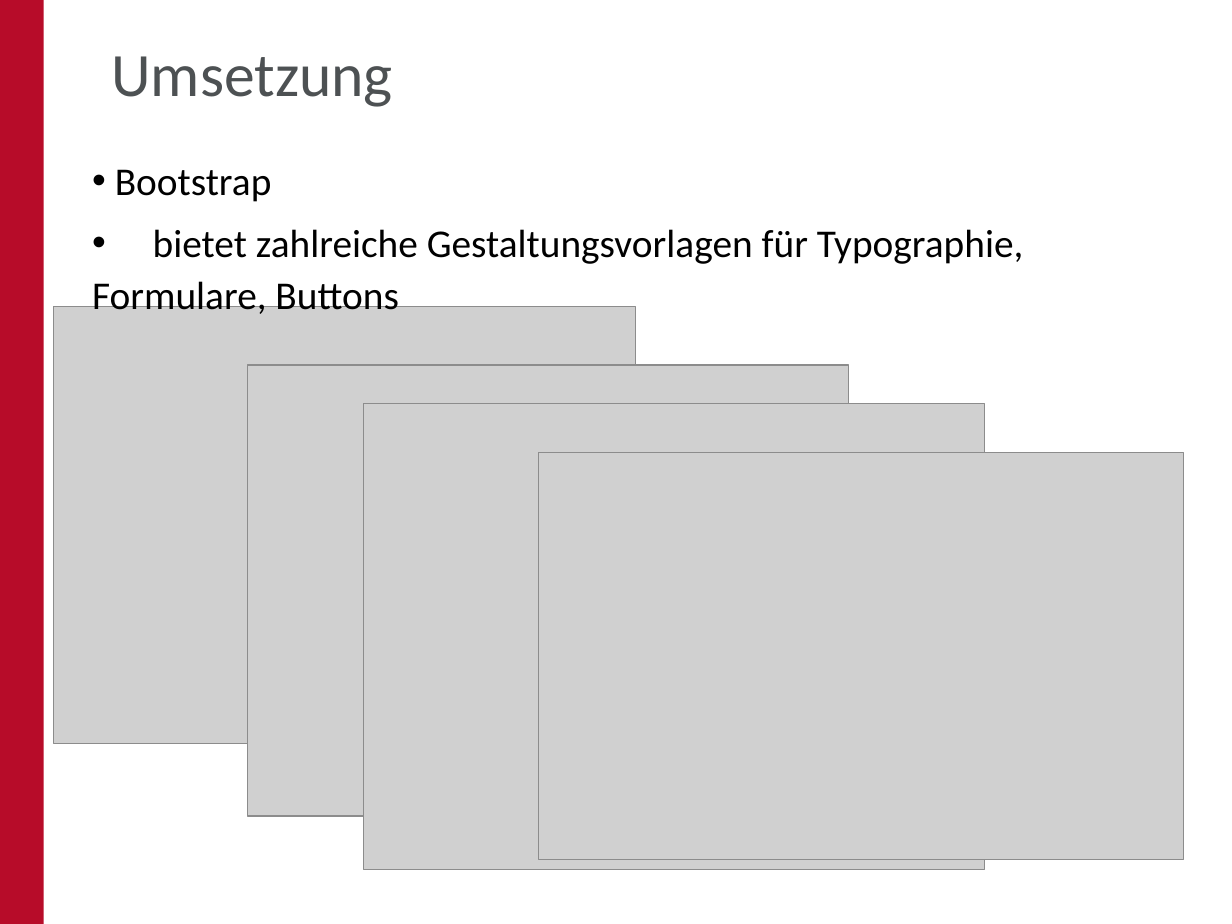
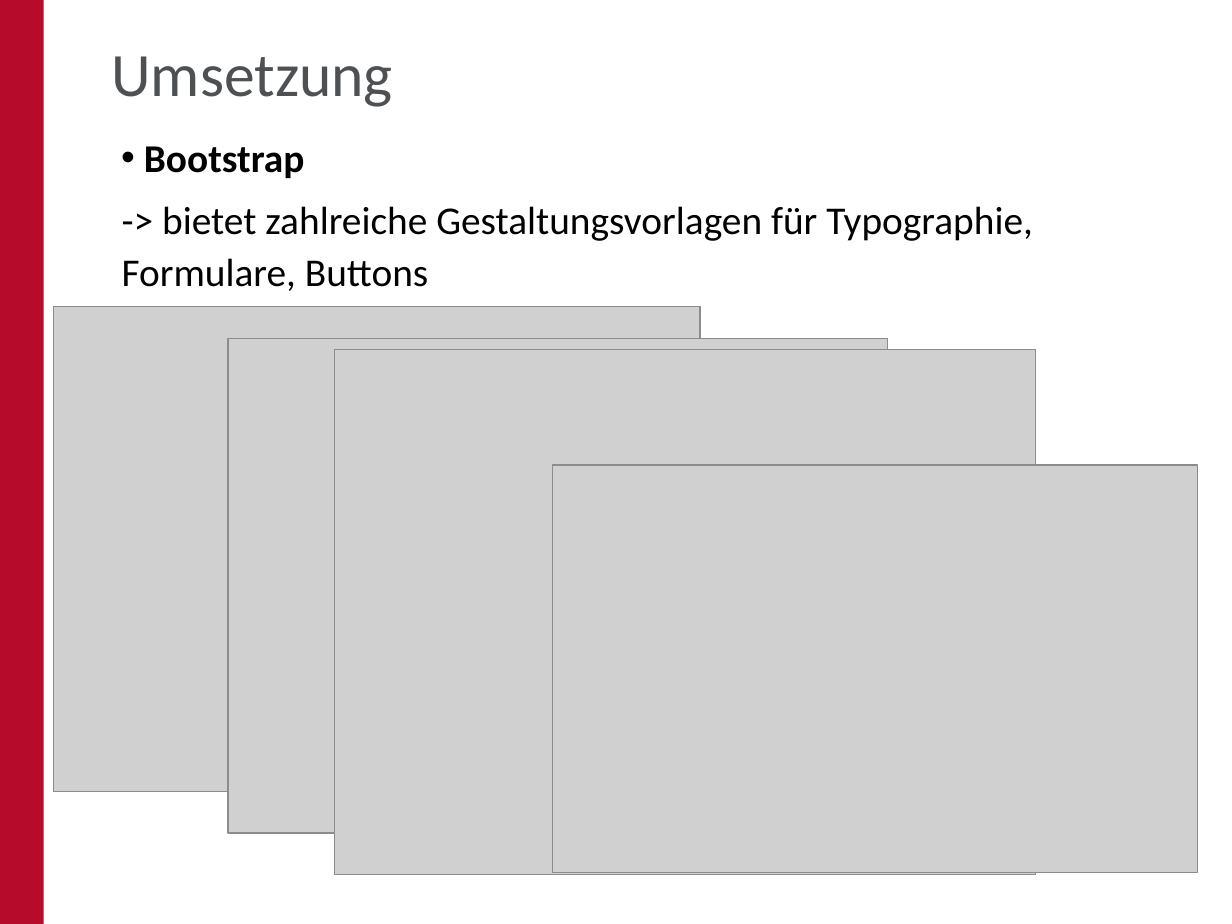
Before and after one commit to oskar-engler/praktikumsbericht, a slide deck: slide 10 of Bericht/PPT/Website - Analytic Tools.pptx (slide 9 before the commit). Drawn at 1232x924 pixels with LibreOffice and Linux fonts; fonts in the diff are those of the drawing; grey boxes stand for pictures; background and template pictures are left out. Boxes give left, top, right and bottom in pixels: in the first picture for what was removed or moved away, otherwise in the second. Text is boxed around its words. In the diff, an @@ line names an element or a change of style, - is before the commit and + after.

```diff
--- a/Bericht/PPT/Website - Analytic Tools.pptx
+++ b/Bericht/PPT/Website - Analytic Tools.pptx
@@ text "Bootstrap": place and size @@
-text "Bootstrap" at <box>92,169,1024,319</box>
+text "Bootstrap" at <box>122,146,1033,291</box>
@@ text at <box>144,146,305,179</box>: bold on in "Bootstrap" @@
@@ text at <box>122,206,1033,291</box>: text changed @@
-• bietet zahlreiche Gestaltungsvorlagen für Typographie, Formulare, Buttons
+  -> bietet zahlreiche Gestaltungsvorlagen für Typographie, Formulare, Buttons
@@ picture: place and size @@
-picture at <box>53,307,634,743</box>
+picture at <box>53,307,700,792</box>
@@ picture: place and size @@
-picture at <box>248,365,849,816</box>
+picture at <box>228,339,887,834</box>
@@ picture: place and size @@
-picture at <box>363,404,984,870</box>
+picture at <box>335,349,1036,875</box>
@@ picture: place and size @@
-picture at <box>538,452,1184,860</box>
+picture at <box>553,464,1199,872</box>
```
Also in this commit, not shown: 11 other slides changed, 1 slide added, 2 other files.
